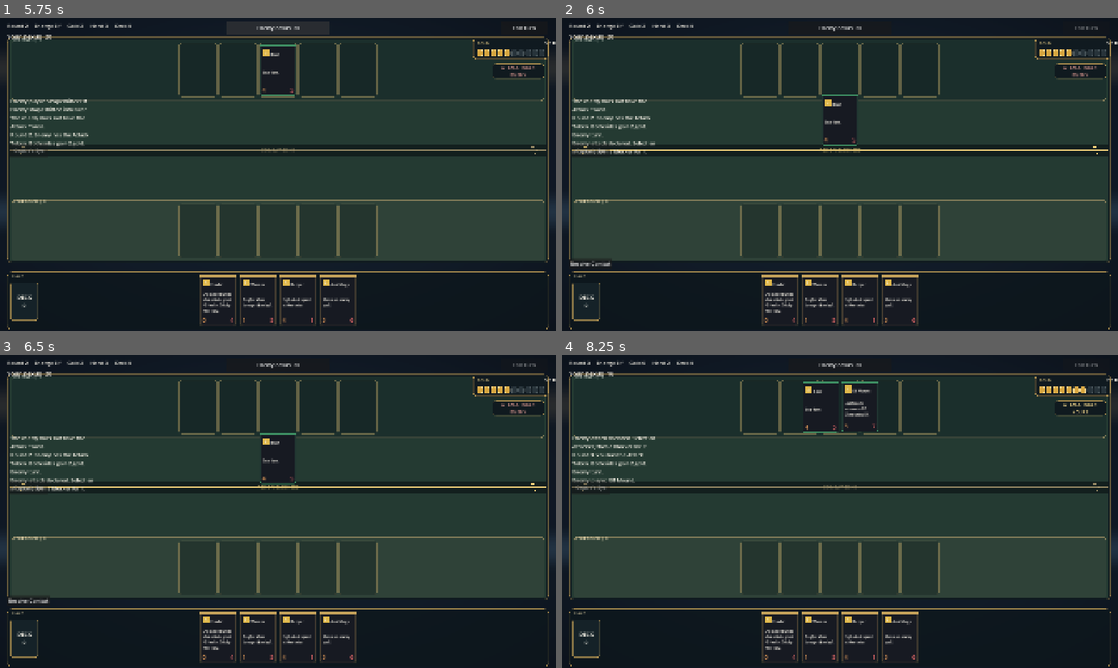
Above: before the commit, frames 1-4 (two rows, left to right).
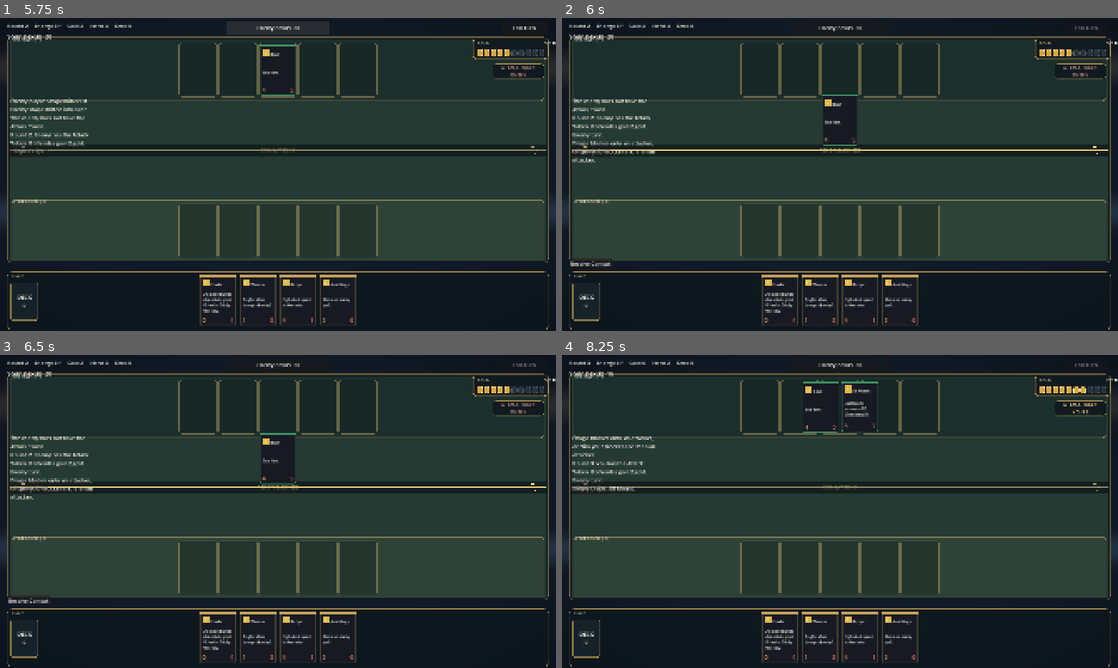
Above: after the commit, the same moments.

Repository: edmonm/Cardgame
Game: Godot game, scene res://main.tscn
Two runs of this game, one before a commit and one after it. Both use one fixed random seed, a clock stepped at 60 frames per second and the inputs below.
Inputs (mouse positions are in pixels of both pictures, inside the frame that each line leads up to):
- Up to frame 1 (5.75 s): click (0, 18) at 0.5 s; click "End Turn" at 1.25 s; click "Oracle's Eye" at 2 s; click "Human" at 2.75 s; click "Enemy nexus 20" at 3.5 s; click "End Turn" at 4.25 s; click "Enemy nexus 20" at 5 s
- Up to frame 2 (6 s): click "End Turn" at 5.75 s
- Up to frame 3 (6.5 s): no input
- Up to frame 4 (8.25 s): click "Resolve Combat" at 6.5 s; click "Enemy nexus 20" at 7.25 s; click "End Turn" at 8 s

Frame 1 is identical in both runs. In frame 2, 0.2% of the frame differs, in the area x 1-17%, y 39-47%; in frame 3, 0.2%; in frame 4, 0.7%, in the area x 1-17%, y 26-44%.

Commit message:
Refine attack and block mechanics

Diff:
--- a/main.gd
+++ b/main.gd
@@ -53,6 +53,7 @@
 var combat_blockers: Dictionary = {}
 var blockers_used: Array[CardInstance] = []
 var selected_combat_attacker: CardInstance = null
+var selected_combat_blocker: CardInstance = null
 
 var player_gold: int = STARTING_GOLD
 var enemy_gold: int = STARTING_GOLD
@@ -341,7 +342,21 @@
 	if mode == "declare_attack":
 		return
 	if mode == "block" and player_turn == false:
-		if view.zone == "board" and not view.owner_player:
+		if view.zone != "board":
+			return
+		if view.owner_player:
+			if (
+				player_board.has(view.instance)
+				and view.instance.health > 0
+				and view.instance.attacks_left > 0
+				and not blockers_used.has(view.instance)
+			):
+				selected_combat_blocker = view.instance
+				_log("Selected %s to block. Click an attacker." % view.instance.current_definition().card_name)
+				_refresh_all()
+		elif selected_combat_blocker != null:
+			_assign_blocker(selected_combat_blocker, view.instance)
+		else:
 			_select_attacker_to_block(view)
 		return
 	if game_over or busy or awaiting_choice or not player_turn:
@@ -468,8 +483,11 @@
 
 func _on_card_drag_dropped(view: CardView, drop_position: Vector2) -> void:
 	if mode == "block" and not player_turn and view.owner_player and view.zone == "board":
-		if selected_combat_attacker != null and board_table.is_combat_drop(drop_position):
-			_assign_blocker(view)
+		var target := _attacker_at_position(drop_position)
+		if target != null:
+			_assign_blocker(view.instance, target)
+		elif selected_combat_attacker != null and board_table.is_combat_drop(drop_position):
+			_assign_blocker(view.instance, selected_combat_attacker)
 		elif selected_combat_attacker != null:
 			_remove_blocker(view.instance)
 		else:
@@ -747,6 +765,7 @@
 	combat_blockers.clear()
 	blockers_used.clear()
 	selected_combat_attacker = null
+	selected_combat_blocker = null
 	_layout()
 
 
@@ -837,10 +856,11 @@
 	combat_blockers.clear()
 	blockers_used.clear()
 	selected_combat_attacker = null
+	selected_combat_blocker = null
 	for index in attackers.size():
 		_place_attacking_view(attackers[index], false, index)
 	mode = "block"
-	_log("Enemy attack declared. Select an attacker, then a blocker for it.")
+	_log("Drag a blocker onto an attacker, or click your blocker and then an attacker.")
 	_refresh_all()
 	await blocks_confirmed
 	mode = ""
@@ -908,27 +928,39 @@
 	_refresh_all()
 
 
-func _assign_blocker(view: CardView) -> void:
-	if selected_combat_attacker == null:
-		_log("Select an attacking unit first.")
-		return
-	var blocker := view.instance
+func _attacker_at_position(global_position: Vector2) -> CardInstance:
+	for attacker in combat_attackers:
+		var view := _view_for(attacker)
+		if view != null and view.get_global_rect().has_point(global_position):
+			return attacker
+	return null
+
+
+func _assign_blocker(blocker: CardInstance, attacker: CardInstance) -> void:
+	if attacker == null:
+		return
 	if blocker.health <= 0 or not player_board.has(blocker) or blocker.attacks_left <= 0:
 		return
-	if not combat_attackers.has(selected_combat_attacker):
+	if not combat_attackers.has(attacker):
 		return
 	if blockers_used.has(blocker):
 		_log("%s is already blocking another attacker." % blocker.current_definition().card_name)
 		return
-	if combat_blockers.has(selected_combat_attacker):
-		var previous: CardInstance = combat_blockers[selected_combat_attacker]
+	if combat_blockers.has(attacker):
+		var previous: CardInstance = combat_blockers[attacker]
 		blockers_used.erase(previous)
 		var previous_view := _view_for(previous)
 		if previous_view != null:
 			previous_view.move_to(_bench_position(previous, true))
 	blockers_used.append(blocker)
-	combat_blockers[selected_combat_attacker] = blocker
-	var attacker_index := combat_attackers.find(selected_combat_attacker)
+	combat_blockers[attacker] = blocker
+	selected_combat_attacker = attacker
+	selected_combat_blocker = null
+	_log("%s is blocking %s." % [
+		blocker.current_definition().card_name,
+		attacker.current_definition().card_name,
+	])
+	var attacker_index := combat_attackers.find(attacker)
 	_place_blocking_view(blocker, attacker_index)
 	_refresh_all()
 
@@ -942,6 +974,8 @@
 	if assigned_attacker != null:
 		combat_blockers.erase(assigned_attacker)
 		blockers_used.erase(blocker)
+		if selected_combat_blocker == blocker:
+			selected_combat_blocker = null
 	_layout()
 	_refresh_all()
 
@@ -1249,7 +1283,11 @@
 	for view in _every_view():
 		if not is_instance_valid(view):
 			continue
-		view.selected = view == selected or view.instance == selected_combat_attacker
+		view.selected = (
+			view == selected
+			or view.instance == selected_combat_attacker
+			or view.instance == selected_combat_blocker
+		)
 		view.refresh()
 		if view.zone == "hand":
 			var affordable := player_gold >= view.instance.definition.gold_cost and player_board.size() < MAX_BOARD
